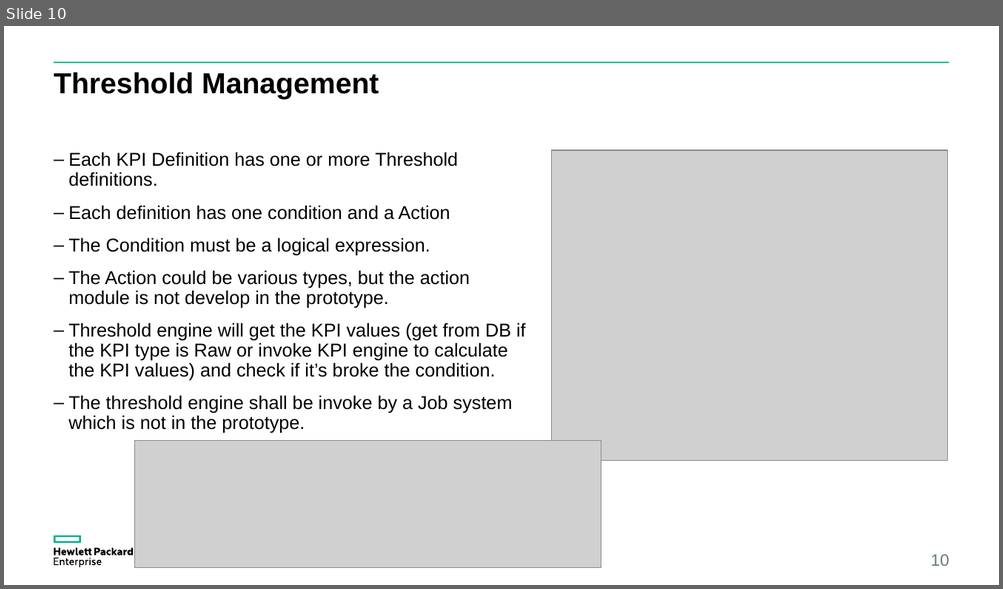
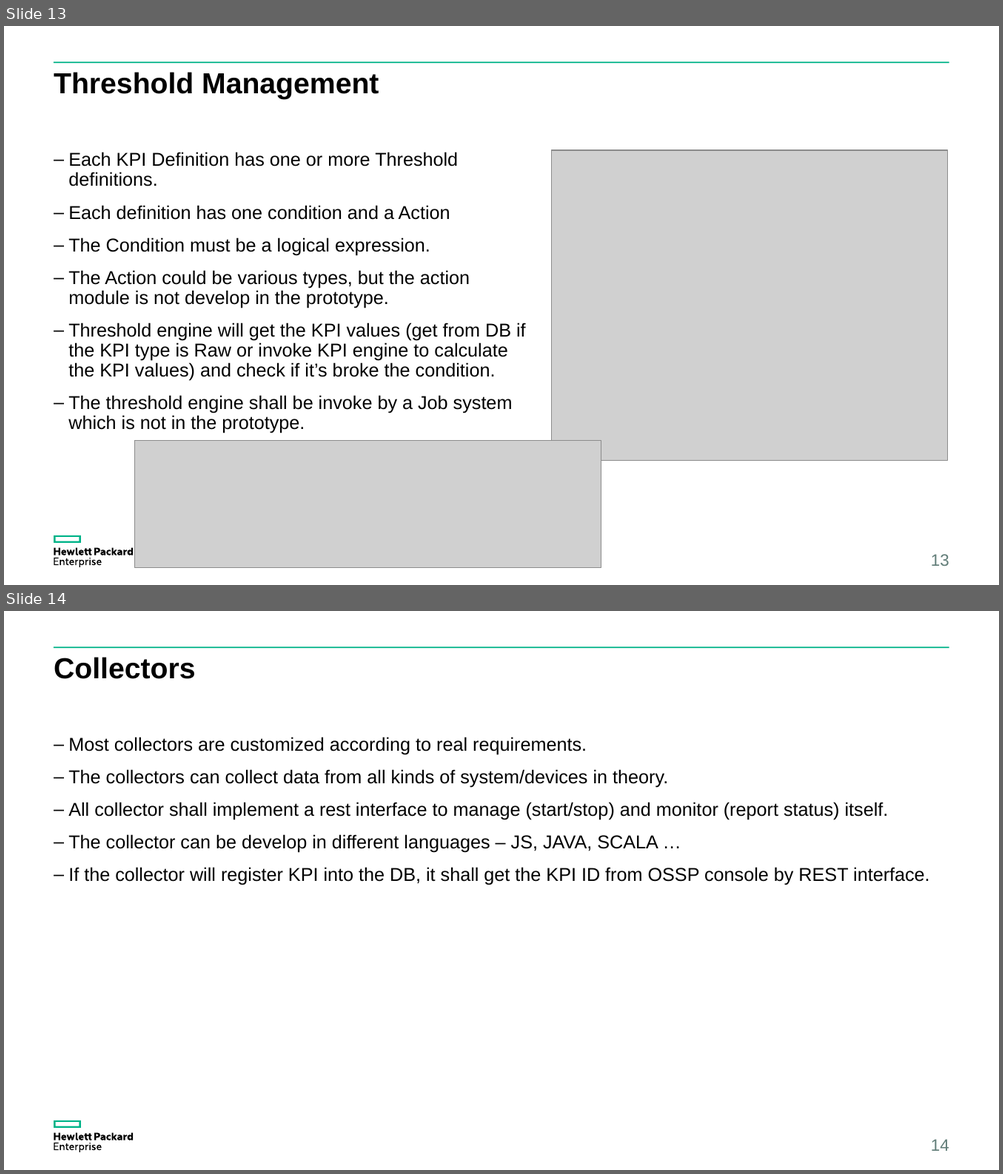
Before and after one commit to yzgang76/MPM, a slide deck: doc/OSSP V2.pptx. Shown one above the other, each under a label of ours: slide 10 before the commit, slides 13 and 14 after it. The pictures are 1003x589 and 1003x1174 pixels, drawn with LibreOffice and Linux fonts; fonts in the diff are those of the drawing; grey boxes stand for pictures. Boxes give left, top, right and bottom in pixels: in the first picture for what was removed or moved away, otherwise in the second. Text is boxed around its words. In the diff, an @@ line names an element or a change of style, - is before the commit and + after.

Commit message:
ossp

```diff
--- a/doc/OSSP V2.pptx
+++ b/doc/OSSP V2.pptx
@@ slide 14 added at <box>4,611,999,1170</box>, background #FFFFFF; not listed: 3 template elements that a slide beside it also shows @@
@@ title added at <box>54,657,195,679</box>, 28 pt, text #000000, bold @@
+Collectors
@@ text added at <box>68,737,930,886</box>, 18 pt, text #000000 @@
+– Most collectors are customized according to real requirements.
+– The collectors can collect data from all kinds of system/devices in theory.
+– All collector shall implement a rest interface to manage (start/stop) and monitor (report status) itself.
+– The collector can be develop in different languages – JS, JAVA, SCALA …
+– If the collector will register KPI into the DB, it shall get the KPI ID from OSSP console by REST interface.
@@ page number added at <box>930,1139,949,1151</box>, 16 pt, text #617D78 @@
+14
@@ what was slide 10 is now slide 13 @@
@@ page number at <box>930,554,949,566</box>: text changed @@
-10
+13
```
Also in this commit, not shown: 5 slides changed, 5 other slides added.
